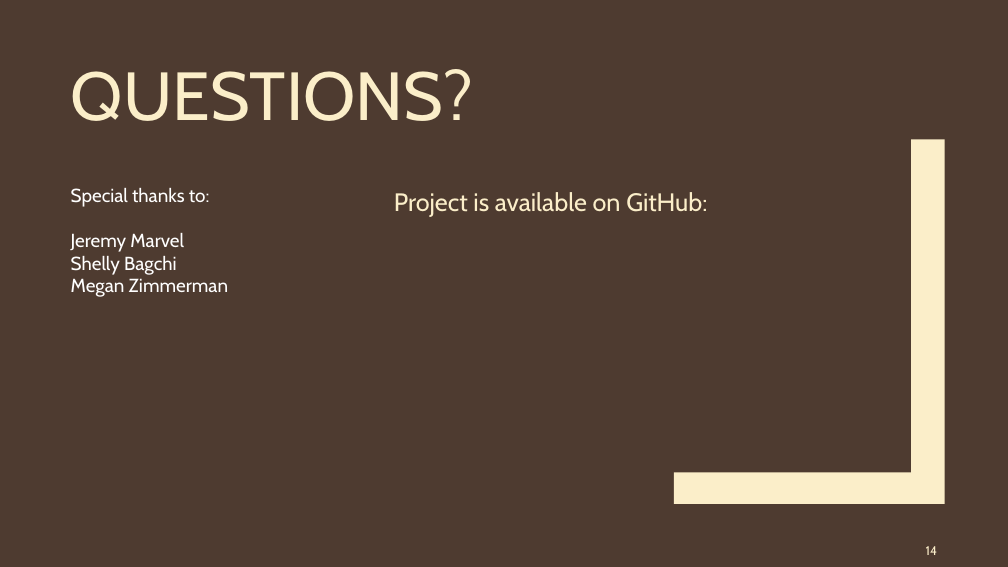
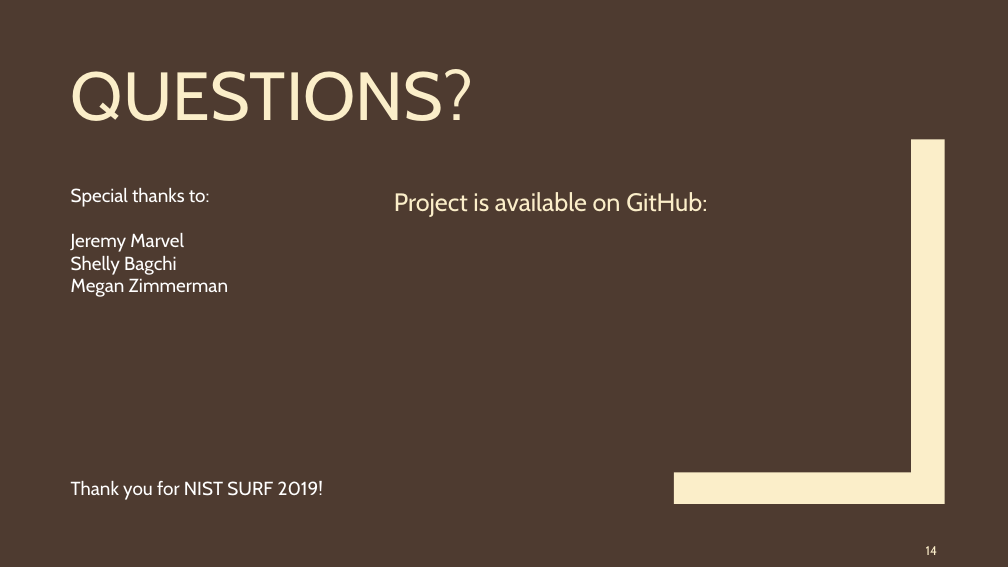
Before and after one commit to OvercodedStack/CRPI-UI-DOCUMENTATION-Summer-of-2019, a slide deck: slide 14 of Collaborative Robotics User interface and HRI Metrics [Autosaved].pptx. Drawn at 1008x567 pixels with LibreOffice and Linux fonts; fonts in the diff are those of the drawing. Boxes give left, top, right and bottom in pixels: in the first picture for what was removed or moved away, otherwise in the second. Text is boxed around its words. In the diff, an @@ line names an element or a change of style, - is before the commit and + after.

```diff
--- a/Collaborative Robotics User interface and HRI Metrics [Autosaved].pptx
+++ b/Collaborative Robotics User interface and HRI Metrics [Autosaved].pptx
@@ text added at (x1=71, y1=481, x2=323, y2=500), 18 pt, text #FFFFFF @@
+Thank you for NIST SURF 2019!
```
Also in this commit, not shown: 7 other slides changed.
